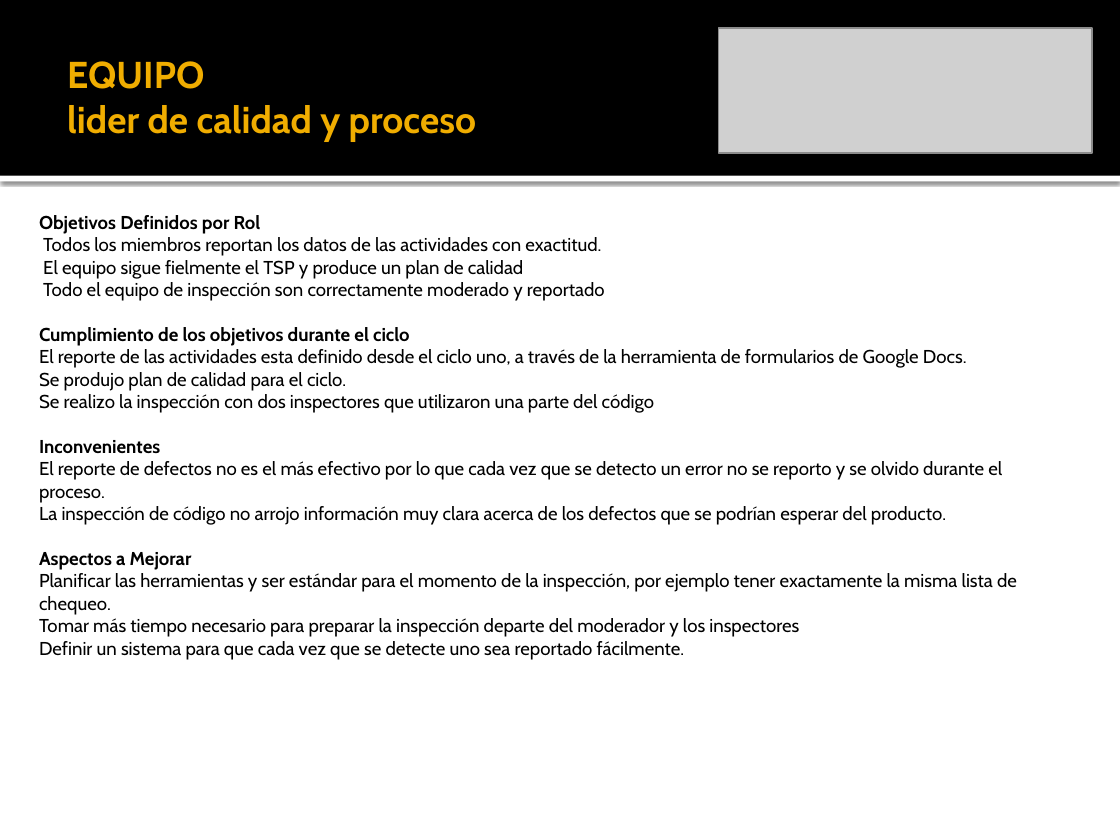
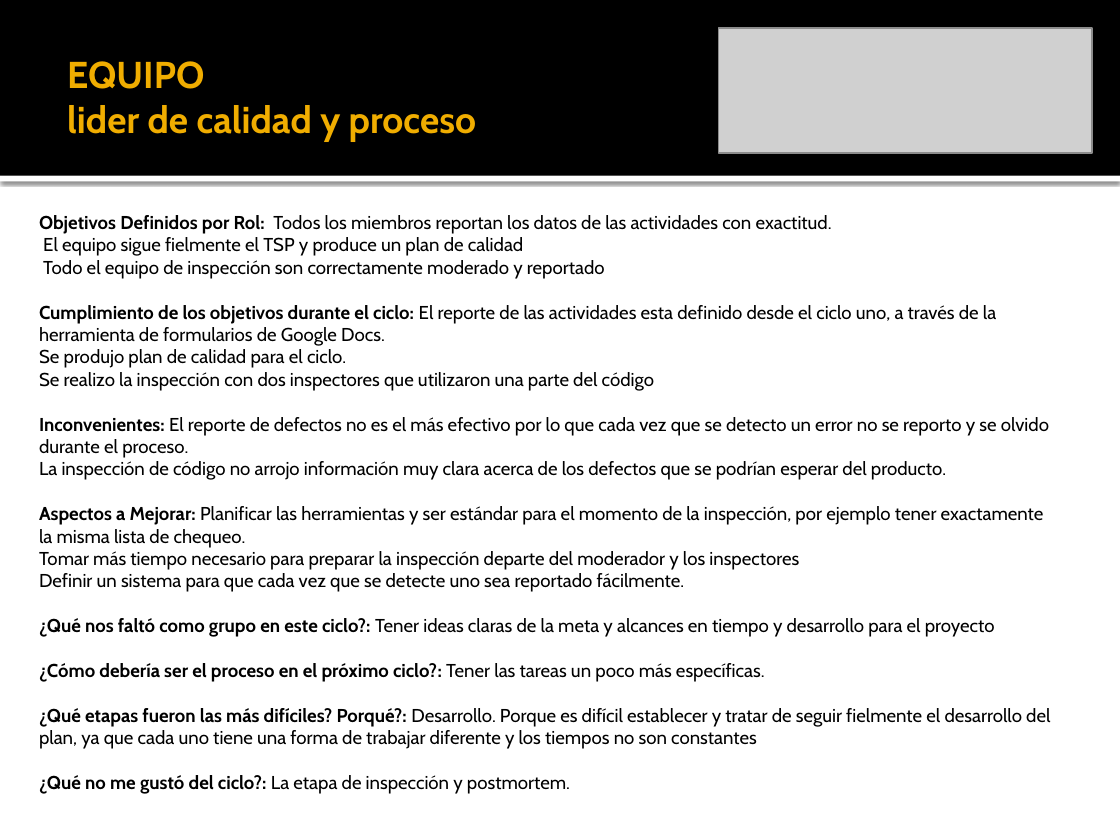
Before and after one commit to leseroth/ingenium-managment, a slide deck: slide 14 of CSOF5101 Ingeniera de Software/TSP/0323PostMortemTSPCiclo2.pptx (slide 16 before the commit). Drawn at 1120x840 pixels with LibreOffice and Linux fonts; fonts in the diff are those of the drawing; grey boxes stand for pictures. Boxes give left, top, right and bottom in pixels: in the first picture for what was removed or moved away, otherwise in the second. Text is boxed around its words. In the diff, an @@ line names an element or a change of style, - is before the commit and + after.

Commit message:
Version final del ciclo 2

```diff
--- a/CSOF5101 Ingeniera de Software/TSP/0323PostMortemTSPCiclo2.pptx
+++ b/CSOF5101 Ingeniera de Software/TSP/0323PostMortemTSPCiclo2.pptx
@@ text at bbox=[39, 215, 996, 346]: text changed @@
-Objetivos Definidos por Rol
-Todos los miembros reportan los datos de las actividades con exactitud.
-El equipo sigue fielmente el TSP y produce un plan de calidad
-Todo el equipo de inspección son correctamente moderado y reportado
-Cumplimiento de los objetivos durante el ciclo
-El reporte de las actividades esta definido desde el ciclo uno, a través de la herramienta de formularios de Google Docs.
+Objetivos Definidos por Rol: Todos los miembros reportan los datos de las actividades con exactitud.
+El equipo sigue fielmente el TSP y produce un plan de calidad
+Todo el equipo de inspección son correctamente moderado y reportado
+Cumplimiento de los objetivos durante el ciclo: El reporte de las actividades esta definido desde el ciclo uno, a través de la herramienta de formularios de Google Docs.
@@ text at bbox=[39, 417, 1049, 458]: text changed @@
-Inconvenientes
-El reporte de defectos no es el más efectivo por lo que cada vez que se detecto un error no se reporto y se olvido durante el proceso.
+Inconvenientes: El reporte de defectos no es el más efectivo por lo que cada vez que se detecto un error no se reporto y se olvido durante el proceso.
@@ text at bbox=[39, 506, 1050, 794]: text changed @@
-Aspectos a Mejorar
-Planificar las herramientas y ser estándar para el momento de la inspección, por ejemplo tener exactamente la misma lista de chequeo.
-Tomar más tiempo necesario para preparar la inspección departe del moderador y los inspectores
-Definir un sistema para que cada vez que se detecte uno sea reportado fácilmente.
+Aspectos a Mejorar: Planificar las herramientas y ser estándar para el momento de la inspección, por ejemplo tener exactamente la misma lista de chequeo.
+Tomar más tiempo necesario para preparar la inspección departe del moderador y los inspectores
+Definir un sistema para que cada vez que se detecte uno sea reportado fácilmente.
+¿Qué nos faltó como grupo en este ciclo?: Tener ideas claras de la meta y alcances en tiempo y desarrollo para el proyecto
+¿Cómo debería ser el proceso en el próximo ciclo?: Tener las tareas un poco más específicas.
+¿Qué etapas fueron las más difíciles? Porqué?: Desarrollo. Porque es difícil establecer y tratar de seguir fielmente el desarrollo del plan, ya que cada uno tiene una forma de trabajar diferente y los tiempos no son constantes
+¿Qué no me gustó del ciclo?: La etapa de inspección y postmortem.
```
Also in this commit, not shown: 8 other slides changed, 1 slide added, 5 slides removed, 1 other file.
